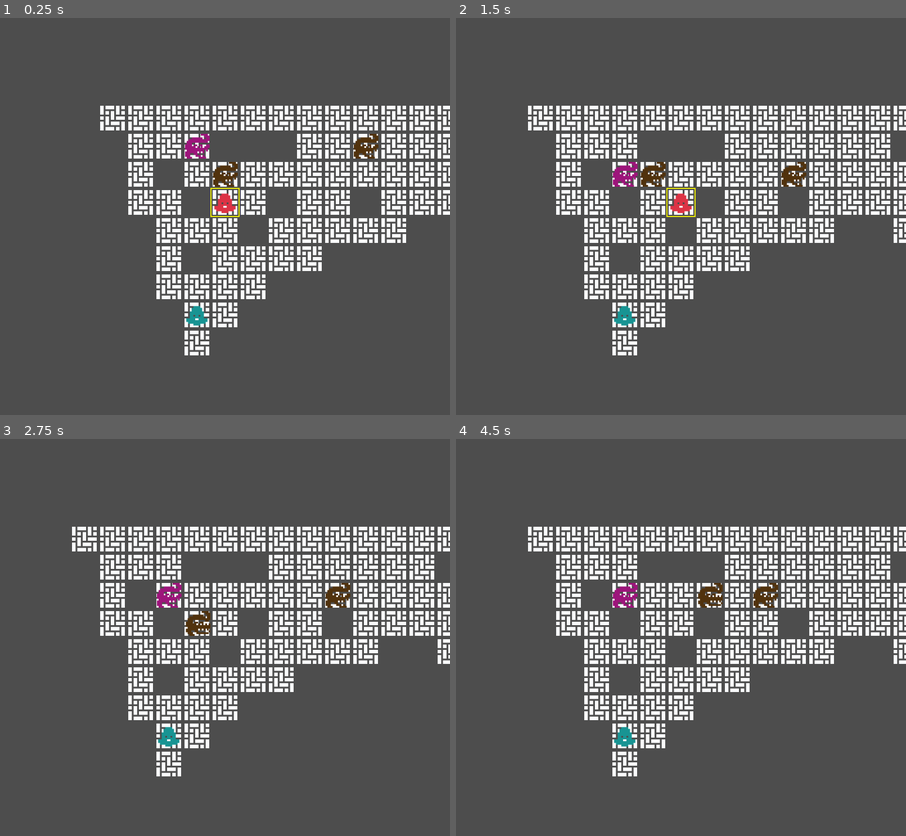
Above: before the commit, frames 1-4 (two rows, left to right).
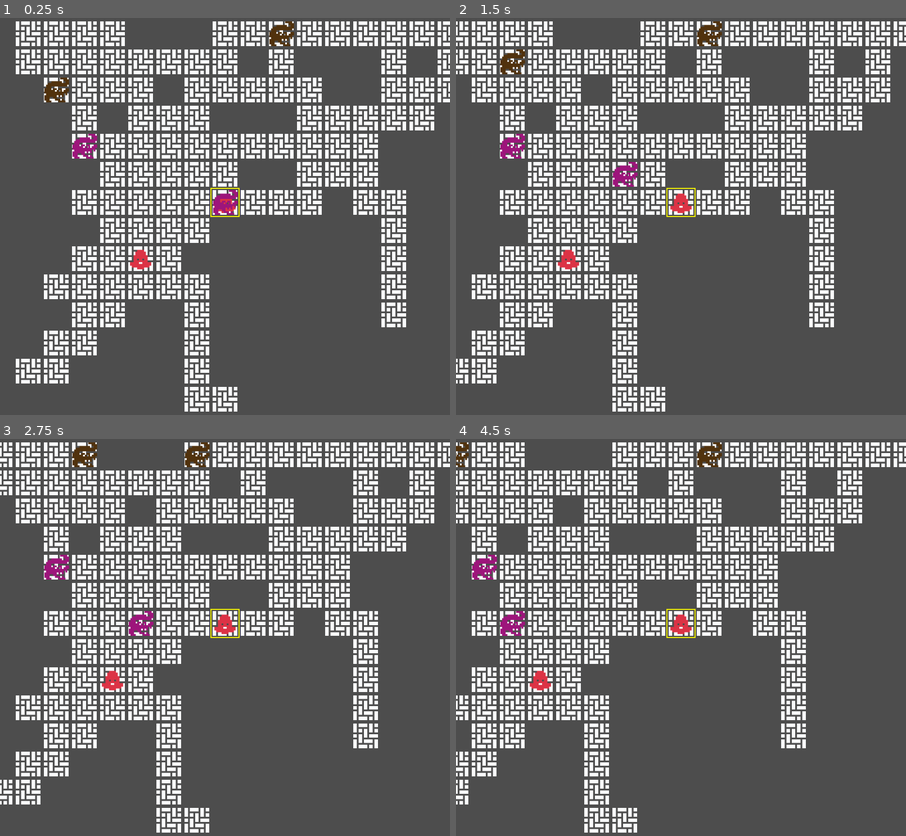
Above: after the commit, the same moments.

Repository: jimkang/throng
Game: Godot game, scene res://throng_root_node.tscn
Two runs of this game, one before a commit and one after it. Both use one fixed random seed, a clock stepped at 60 frames per second and the inputs below.
Inputs:
- Up to frame 1 (0.25 s): no input
- Up to frame 2 (1.5 s): tap Enter at 0.5 s; hold Right (ui_right) 0.53-1.28 s; tap Space at 1.25 s; hold Down (ui_down) from 1.28 s (still down)
- Up to frame 3 (2.75 s): tap Enter at 2 s; release Down (ui_down) at 2.03 s; hold Right (ui_right) from 2.03 s (still down)
- Up to frame 4 (4.5 s): release Right (ui_right) at 2.78 s; hold Up (ui_up) 2.78-3.53 s; tap Space at 3.5 s; hold Left (ui_left) from 3.53 s (still down); tap Enter at 4.25 s

The runs differ from the first frame. In frame 1, 23% of the frame differs, in the area x 3-100%, y 0-100%; in frame 2, 24%; in frame 3, 25%; in frame 4, 27%, in the area x 0-100%, y 0-100%.
Error after the commit: Assertion failed: Point (5, 9) duplicated at 1. (res://tests.gd:18)

Commit message:
Add map_gen tests.

Diff:
--- a/individual.gd
+++ b/individual.gd
@@ -42,7 +42,9 @@
 		if dest_cell_data.get_custom_data('is_floor'):
 			var colliding_thing = Collision.find_colliding_things_at(
 				get_world_2d().direct_space_state, next_pos)
-			print('Mover ', self.readable_name, ' is collding with: ', colliding_thing.readable_name if colliding_thing else 'nothing')
+			print('Mover ', self.readable_name, ' is collding with: ',
+			colliding_thing.readable_name if colliding_thing else 'nothing')
+
 			if colliding_thing:
 				if colliding_thing.get_meta('individual'):
 					act_on_other(colliding_thing)
--- a/map_gen.gd
+++ b/map_gen.gd
@@ -27,7 +27,8 @@
 				if branch_connections.size() > 0:
 					iter_node_pts.append(branch_connections.back())
 		current_node_pts = iter_node_pts
-
+	# NEXT: Still producing duplicate points
+	print('floor_points: ', floor_points)
 	return floor_points
 
 # ref_points are the points that should not be duplicated.
--- /dev/null
+++ b/tests.gd
@@ -0,0 +1,18 @@
+class_name Tests
+extends Node
+
+@export var tests_on: bool
+
+func _ready():
+	test_map_gen()
+
+func test_map_gen():
+	var seed_val = randi()
+	print('test seed: ', seed_val)
+	var rng = RandomNumberGenerator.new()
+	rng.seed = seed_val
+	var floor_points = $'../map_gen'.generate_map(6, [2, 10], Vector2i(24, 24), rng)
+	for i in floor_points.size():
+		var point = floor_points[i]
+		var dupe_index = floor_points.slice(i + 1).find(point) + i + 1
+		assert(dupe_index == -1, 'Point %s duplicated at %d.' % [point, dupe_index])
--- a/throng.gd
+++ b/throng.gd
@@ -49,7 +49,7 @@
 		# be taken into account.
 		await get_tree().physics_frame
 		assert(individual is Individual)
-		print('Throng moving: ', individual.name)
+		print('Throng moving: ', individual.readable_name)
 		if individual.move(move):
 			moved_individuals.append(individual)
 
--- a/throng_root_node.gd
+++ b/throng_root_node.gd
@@ -20,8 +20,8 @@
 # Called when the node enters the scene tree for the first time.
 func _ready():
 	#var seed_val = randi()
-	#var seed_val = 1414371858 # Generates an alligator on top of a blob
-	var seed_val = 3637569141 # Immediate two individuals overlapping
+	var seed_val = 2262306517 # Generates an alligator on top of a blob
+	#var seed_val = 3637569141 # Immediate two individuals overlapping
 	print('seed: ', seed_val)
 	self.rng = RandomNumberGenerator.new()
 	self.rng.seed = seed_val
@@ -56,10 +56,6 @@
 	var throng = throng_scene.instantiate()
 	throng.throng_id = 'throng_player'
 	add_child(throng)
-	if throng is Throng:
-		print('is class')
-	else:
-		print('is NOT class')
 	throng.position = player.position
 
 	for i in 5:
--- a/throng_root_node.tscn
+++ b/throng_root_node.tscn
@@ -9,6 +9,7 @@
 [ext_resource type="Script" path="res://geometry_lib.gd" id="7_o33ad"]
 [ext_resource type="Script" path="res://turn_distributor.gd" id="8_u2t4c"]
 [ext_resource type="Script" path="res://basic_utils_lib.gd" id="9_ocoy2"]
+[ext_resource type="Script" path="res://tests.gd" id="10_xjbur"]
 
 [node name="throng_root_node" type="Node2D"]
 script = ExtResource("1_q6lao")
@@ -43,3 +44,7 @@
 
 [node name="basic_utils_lib" type="Node" parent="."]
 script = ExtResource("9_ocoy2")
+
+[node name="tests" type="Node" parent="."]
+script = ExtResource("10_xjbur")
+tests_on = true
Not shown: 1 places in throng_root_node.tscn that only renumber resources
